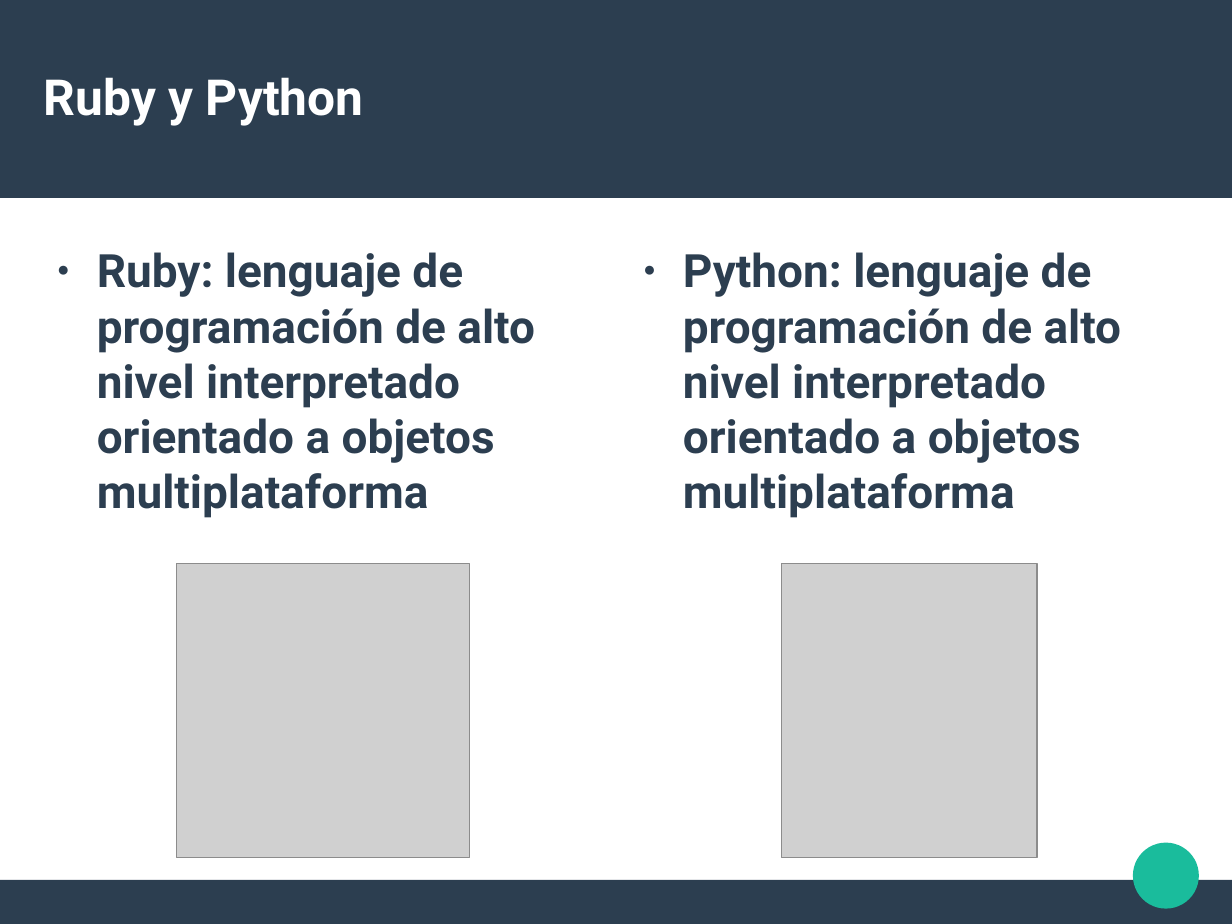
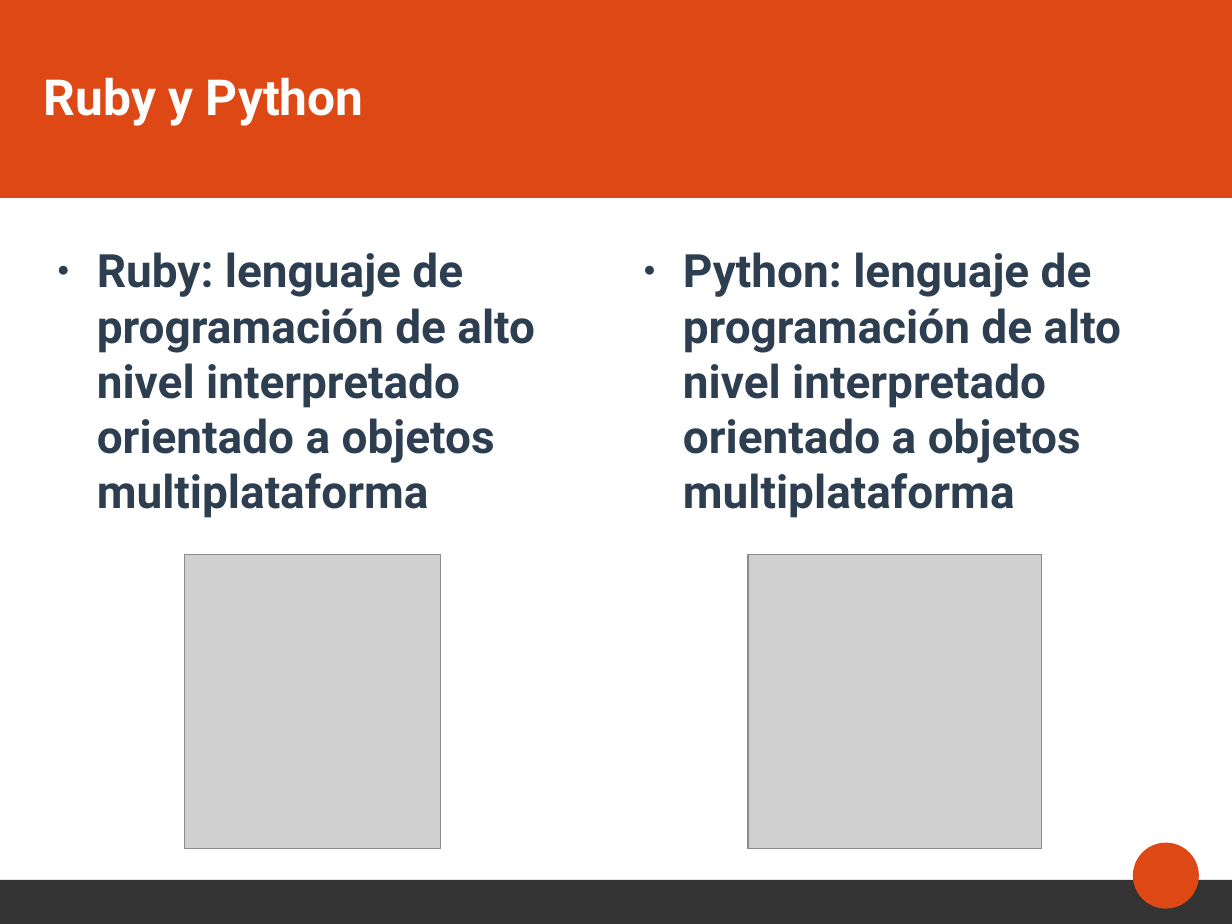
Before and after one commit to alabs/carchi_deploy, a slide deck: slide 16 of 9.Presentacion/presentacion.odp (slide 15 before the commit). Drawn at 1232x924 pixels with LibreOffice and Linux fonts; fonts in the diff are those of the drawing; grey boxes stand for pictures. Boxes give left, top, right and bottom in pixels: in the first picture for what was removed or moved away, otherwise in the second. Text is boxed around its words. In the diff, an @@ line names an element or a change of style, - is before the commit and + after.

```diff
--- a/9.Presentacion/presentacion.odp
+++ b/9.Presentacion/presentacion.odp
@@ rectangle at [0, 0, 1232, 198]: fill #2C3E50 to #DD4814 @@
@@ picture: place and size @@
-picture at [177, 563, 471, 857]
+picture at [184, 555, 440, 849]
@@ picture: place and size @@
-picture at [781, 563, 1037, 857]
+picture at [748, 555, 1042, 849]
@@ ellipse at [1134, 843, 1200, 909]: fill #1ABC9C to #DD4814 @@
@@ rectangle at [0, 880, 1232, 923]: fill #2C3E50 to #333333 @@
```
Also in this commit, not shown: 33 other slides changed, 2 slides added, 2 slides removed, 10 other files.
